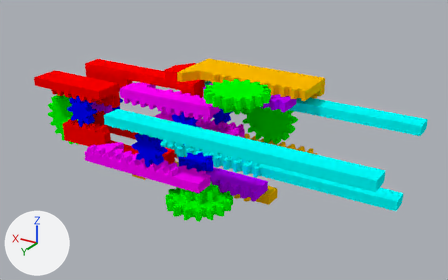
Before and after pictures for a commit that changed the Blender file rule110.blend.
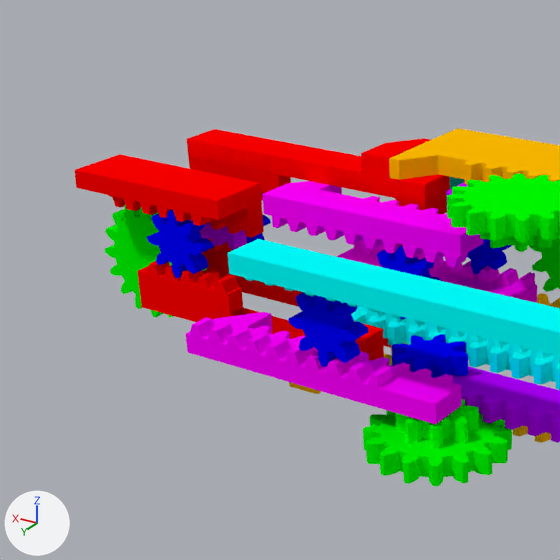
There are two pictures of each version: one whole from a camera (50 mm lens) standing at (-1.698, 2.667, 1.068) and looking at (-0.147, 0.081, -0.225), one close up on the part from 0% to 57% of the width and 0% to 91% of the height. The axes (+X, +Y, +Z) are drawn at lower left. The lights are the same throughout. The last two pictures show the newer version.

The scene before the commit, as lines of its bpy script (objects in view):
```python
me_mesh_004 = bpy.data.meshes.new('Mesh.004')
me_mesh_004.from_pydata(...)  # 97 vertices, 71 faces; spans x -0.0167..0.0404, y -0.0115..0.0083, z -0.0025..0.0054
me_mesh_004.materials.append(mat_material_011)  # pink #ff00ff
me_mesh_008 = bpy.data.meshes.new('Mesh.008')
me_mesh_008.from_pydata(...)  # 128 vertices, 66 faces; spans x -0.0092..0.0092, y -0.0092..0.0092, z -0.0025..0.0025
me_mesh_008.materials.append(mat_material_015)  # blue #0000ff
me_mesh_011 = bpy.data.meshes.new('Mesh.011')
me_mesh_011.from_pydata(...)  # 57 vertices, 30 faces; spans x -0.0201..0.0178, y -0.0026..0.0111, z -0.0025..0.0025
me_mesh_011.materials.append(mat_material_018)  # purple #bc00ff
ob_invert_b = bpy.data.objects.new('invert_B', me_mesh_008)
ob_invert_b.parent = ob_objects
ob_invert_b.location = (0.0513, -0.15, 0.172)
ob_invert_b.rotation_euler = (1.571, 0.0, 0.0)  # degrees (90, 0, 0)
ob_invert_b.scale = (10.0, 10.0, 10.0)
ob_j = bpy.data.objects.new('J', me_mesh_011)
ob_j.parent = ob_objects
ob_j.location = (0.85, -0.0647, 0.204)
ob_j.rotation_euler = (7.854, 0.0, 0.0)  # degrees (90, 0, 0)
ob_j.scale = (10.0, -10.0, -10.0)
ob_not_c = bpy.data.objects.new('not_C', me_mesh_004)
ob_not_c.parent = ob_notc_and_b
ob_not_c.matrix_parent_inverse = Matrix(((1.0, 0.0, 0.0, -0.24), (0.0, 1.0, 0.0, -0.0168), (0.0, 0.0, 1.0, -0.034), (0.0, 0.0, 0.0, 1.0)))
ob_not_c.location = (0.3, -0.0494, 0.075)
ob_not_c.scale = (10.0, 10.0, 10.0)
# also in view: 'M_gear' at (-0.097, 0.279, -0.296); 'invert_A' at (0.051, 0.462, -0.172); 'Q' at (0.705, 0.232, -0.172); 'output2' at (0.457, -0.057, -0.336); 'M' at (-0.239, 0.279, -0.351)
```
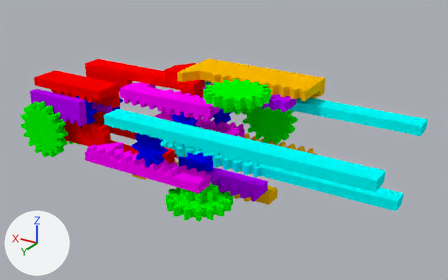
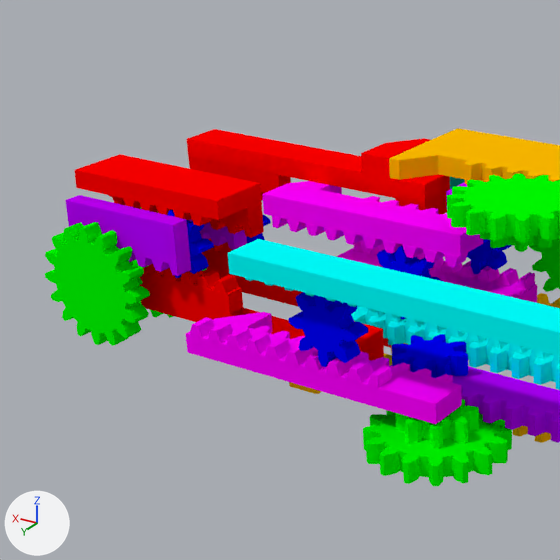
The change, as a diff of the scene's bpy script:
```diff
--- a/rule110.blend.py
+++ b/rule110.blend.py
@@ me_mesh_041 @@
+me_mesh_041.from_pydata(...)  # 384 vertices, 196 faces; spans x -0.0166..0.0166, y -0.0166..0.0166, z -0.0042..0.0058
+me_mesh_041.materials.append(mat_material_020)  # green #00ff00
@@ ob_s @@
+ob_s = bpy.data.objects.new('S', me_mesh_041)
+ob_s.parent = ob_objects
+ob_s.location = (0.921, -0.318, 0.301)
+ob_s.rotation_euler = (1.571, 0.0, 0.0)  # degrees (90, 0, 0)
+ob_s.scale = (10.0, 10.0, -10.0)
@@ ob_r @@
+ob_r = bpy.data.objects.new('R', me_mesh_011.copy())  # the mesh of ob_j
+ob_r.parent = ob_objects
+ob_r.location = (0.85, -0.284, 0.204)
+ob_r.rotation_euler = (7.854, 0.0, 0.0)  # degrees (90, 0, 0)
+ob_r.scale = (10.0, -10.0, -10.0)
```

Boxes [x1, y1, x2, y2] around the edits, measured in the close-ups (560 x 560 px):
'S', added (green): after [45, 222, 150, 346]
'R', added (purple): after [65, 195, 191, 276]
'K', unchanged, covered by the edit: before [105, 205, 207, 318]; after [132, 207, 207, 318]
'Q', unchanged, covered by the edit: before [147, 210, 214, 278]; after [168, 210, 214, 278]
